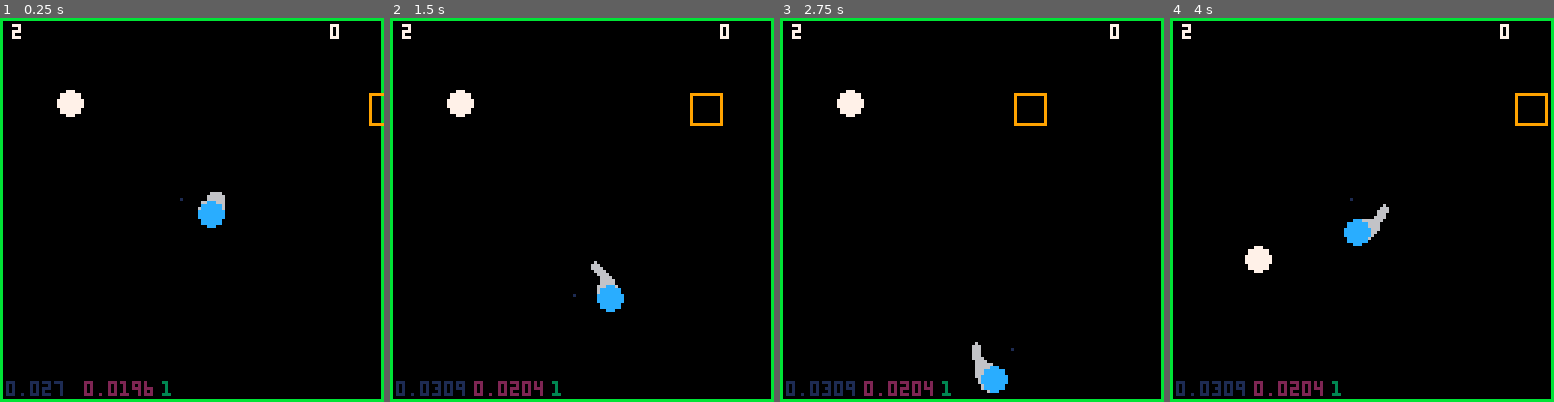
Above: before the commit, frames 1-4 (left to right).
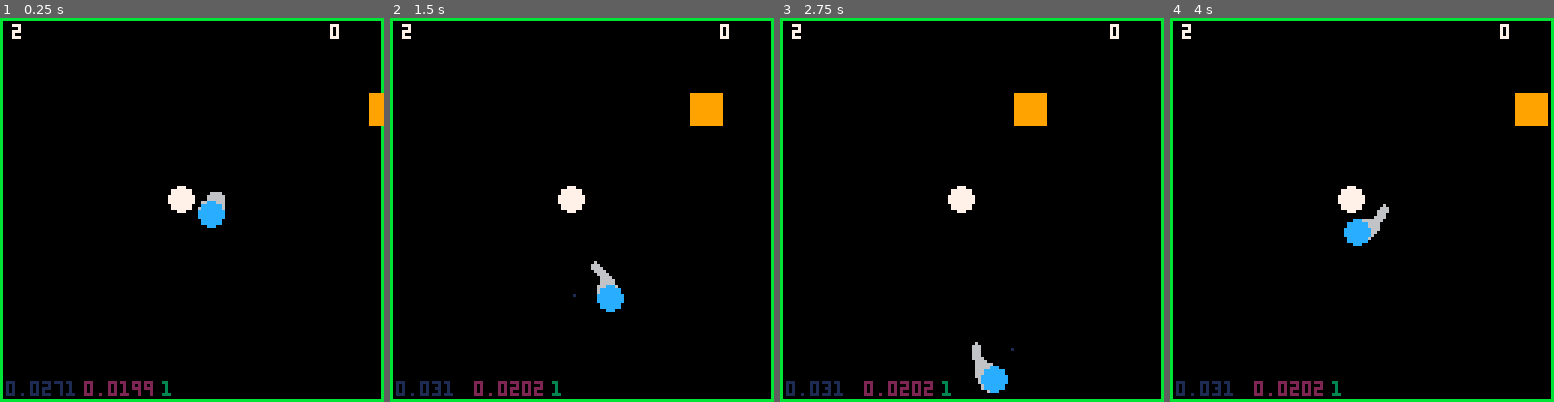
Above: after the commit, the same moments.

Repository: brettski/pico-8
Game: PICO-8 cartridge pivotpico.p8
Two runs of this game, one before a commit and one after it. Both use one fixed random seed, a clock stepped at 60 frames per second and the inputs below.
Inputs:
- Up to frame 1 (0.25 s): no input
- Up to frame 2 (1.5 s): tap X (X key) at 0.33, 1.07 s; tap O (Z key) at 0.7 s
- Up to frame 3 (2.75 s): tap O (Z key) at 1.7, 2.1, 2.5 s; tap X (X key) at 1.85 s
- Up to frame 4 (4 s): tap O (Z key) at 2.9, 3.3, 3.7 s; tap X (X key) at 2.97 s

The runs differ from the first frame. In frame 1, 1.0% of the frame differs, in the area x 14-100%, y 18-99%; in frame 2, 1.4%, in the area x 14-86%, y 18-99%; in frame 3, 1.4%; in frame 4, 1.4%.

Commit message:
always start in center

Diff:
--- a/pivotpico.p8
+++ b/pivotpico.p8
@@ -230,8 +230,8 @@
 
 function init_pdot()
  pdot={
-  x=63,
-  y=-20,
+  x=60,
+  y=60,
   r=4, --size/radius
   dly=0, --createdelay
  }
@@ -240,7 +240,7 @@
 	 self.x=1+self.r+rnd(119-self.r)
 	 self.y=1+self.r+rnd(119-self.r)
 	end
-	pdot:new()
+	--pdot:new()
 
 	function pdot:plrhit()
 	 local a=p.x-self.x
@@ -289,7 +289,7 @@
 	end
 
 	function e:draw()
-	 rect(self.x,
+	 rectfill(self.x,
 	 	self.y,
 	 	self.x+self.w,
 	 	self.y+self.h,
